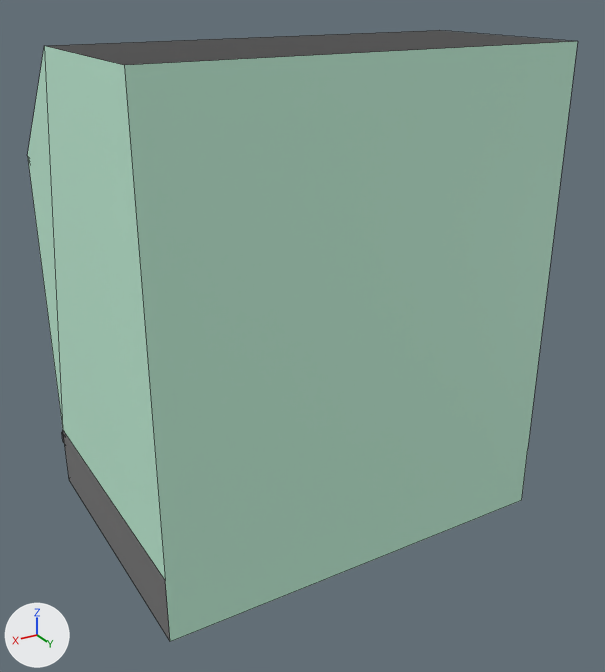
What one commit did to the OBJ model res/models/Buildings/Normal/NormalTriangleMint.obj.
Camera for both pictures: a 50 mm lens placed at (6.75, 11.68, 8.96), pointed at (-0.27, -0.02, 3.11). The lights are fixed; the arrows at lower left show +X, +Y and +Z. Mesh edges are drawn as thin lines. Where no turn or scale is listed for an object, it has been applied to the vertices.

The first picture shows 'ZwyklyTrojkatnyMietowy'.
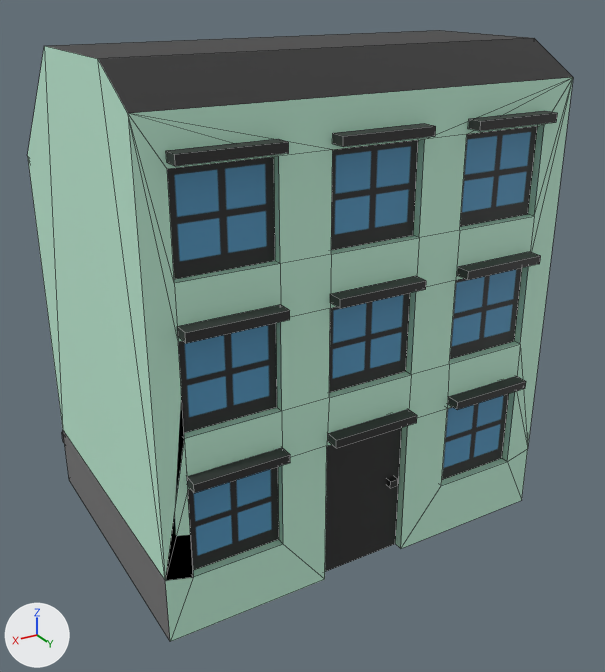
What changed in the scene script:
```text
Change me_zwyklytrojkatnymietowy:
    used by ob_zwyklytrojkatnymietowy; location = (0.0, 0.0, 0.0)
    remove me_zwyklytrojkatnymietowy.from_pydata(...)  # 176 vertices, 139 faces; spans x -3.5..3.5, y -4.03..2.5, z 0.0..8.07
    add me_zwyklytrojkatnymietowy.from_pydata(...)  # 328 vertices, 269 faces; spans x -3.5..3.5, y -4.03..2.75, z 0.0..8.07
    me_zwyklytrojkatnymietowy part 1: the loose piece of 8 vertices spanning x 1.49..2.99, y -2.74..-2.47, z 3.32..3.45 is copied, and the copy is scaled about its middle by (-1, -0.946, 1), then moved by (0.1, 5.23, 3.65); it spans x 1.59..3.08, y 2.5..2.75, z 6.97..7.1
    me_zwyklytrojkatnymietowy part 2: the loose piece of 8 vertices spanning x -0.79..0.7, y -2.74..-2.47, z 3.32..3.45 is copied, and the copy is scaled about its middle by (-1, -0.946, 1), then moved by (0.1, 5.23, 3.65); it spans x -0.7..0.79, y 2.5..2.75, z 6.97..7.1
    me_zwyklytrojkatnymietowy part 3: the loose piece of 8 vertices spanning x -3.08..-1.59, y -2.74..-2.47, z 3.32..3.45 is copied, and the copy is scaled about its middle by (-1, -0.946, 1), then moved by (0.1, 5.23, 3.65); it spans x -2.98..-1.49, y 2.5..2.75, z 6.97..7.1
    me_zwyklytrojkatnymietowy part 4: the loose piece of 8 vertices spanning x 1.49..2.99, y -2.74..-2.47, z 3.32..3.45 is copied, and the copy is scaled about its middle by (-1, -0.946, 1), then moved by (0.1, 5.23, 1.45); it spans x 1.59..3.08, y 2.5..2.75, z 4.77..4.91
    me_zwyklytrojkatnymietowy part 5: the loose piece of 8 vertices spanning x -0.79..0.7, y -2.74..-2.47, z 3.32..3.45 is copied, and the copy is scaled about its middle by (-1, -0.946, 1), then moved by (0.1, 5.23, 1.45); it spans x -0.7..0.79, y 2.5..2.75, z 4.77..4.91
    me_zwyklytrojkatnymietowy part 6: the loose piece of 8 vertices spanning x -3.08..-1.59, y -2.74..-2.47, z 3.32..3.45 is copied, and the copy is scaled about its middle by (-1, -0.946, 1), then moved by (0.1, 5.23, 1.45); it spans x -2.98..-1.49, y 2.5..2.75, z 4.77..4.91
    me_zwyklytrojkatnymietowy part 7: the loose piece of 8 vertices spanning x 2.75..2.9, y -2.44..-2.31, z 2.06..2.18 is copied, and the copy is scaled about its middle by (-10.3, -2.02, 1.1), then moved by (-0.49, 4.98, 0.51); it spans x 1.59..3.08, y 2.47..2.74, z 2.56..2.7
    me_zwyklytrojkatnymietowy part 8: the loose piece of 8 vertices spanning x -3.08..-1.59, y -2.75..-2.5, z 5.6..5.74 is copied, and the copy is scaled about its middle by (-1, -1.06, 1), then moved by (0.09, 5.23, -3.04); it spans x -3.0..-1.51, y 2.47..2.74, z 2.56..2.7
    me_zwyklytrojkatnymietowy part 9: the loose piece of 8 vertices spanning x 2.75..2.9, y -2.44..-2.31, z 2.06..2.18 is copied, and the copy is scaled about its middle by (-10.3, -2.02, 1.1), then moved by (-2.76, 4.98, 0.51); it spans x -0.68..0.81, y 2.47..2.74, z 2.56..2.7
    me_zwyklytrojkatnymietowy part 10: the loose piece of 8 vertices spanning x -3.08..-1.59, y -2.75..-2.5, z 5.6..5.74 is copied, and the copy is scaled about its middle by (-0.097, -0.522, 0.908), then moved by (1.8, 5.0, -4.34); it spans x -0.61..-0.47, y 2.31..2.44, z 1.27..1.39
    me_zwyklytrojkatnymietowy part 11: 2 vertices removed from x -3.5..3.5, y 2.5, z 8.07; 76 vertices added at x -3.5..3.5, y 1.62..2.5, z 0.0..8.07
```

Where the change shows, as pixel boxes (x1, y1, x2, y2) in the pictures (605 x 672 px):
'ZwyklyTrojkatnyMietowy', reshaped: before (27, 30, 578, 642); after (27, 30, 573, 642)
part 1 of me_zwyklytrojkatnymietowy, added (black): after (166, 139, 289, 166)
part 2 of me_zwyklytrojkatnymietowy, added (black): after (333, 123, 436, 147)
part 3 of me_zwyklytrojkatnymietowy, added (black): after (468, 111, 557, 131)
part 4 of me_zwyklytrojkatnymietowy, added (black): after (177, 305, 290, 343)
part 5 of me_zwyklytrojkatnymietowy, added (black): after (330, 276, 426, 308)
part 6 of me_zwyklytrojkatnymietowy, added (black): after (457, 252, 541, 280)
part 7 of me_zwyklytrojkatnymietowy, added (black): after (187, 447, 290, 493)
part 8 of me_zwyklytrojkatnymietowy, added (black): after (448, 376, 526, 410)
part 9 of me_zwyklytrojkatnymietowy, added (black): after (328, 409, 417, 448)
part 10 of me_zwyklytrojkatnymietowy, added: after (387, 477, 398, 488)
part 11 of me_zwyklytrojkatnymietowy, built on: before (47, 32, 578, 642); after (47, 32, 573, 642)
